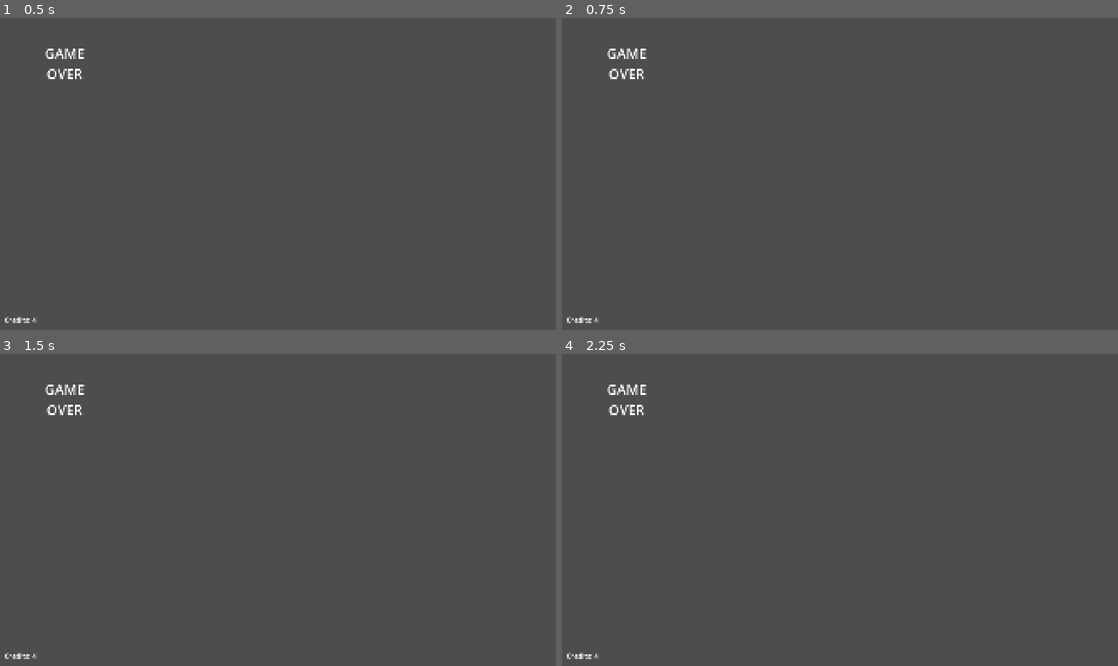
Above: before the commit, frames 1-4 (two rows, left to right).
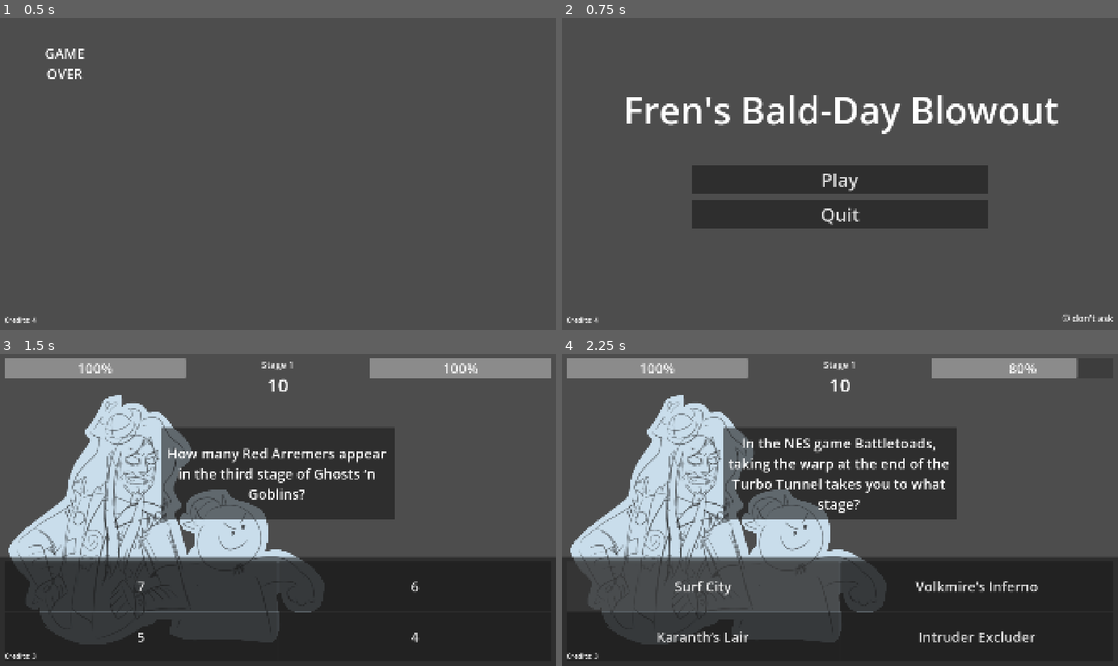
Above: after the commit, the same moments.

Repository: jillzilla/FBDB
Game: Godot game, scene res://assets/scenes/game_over.tscn
Same seed, same stepped clock (60 frames per second), same inputs: the game is played once before the commit and once after it. This scene is started directly instead of the project's main scene.
Inputs (mouse positions are in pixels of both pictures, inside the frame that each line leads up to):
- Up to frame 1 (0.5 s): no input
- Up to frame 2 (0.75 s): click (840, 174) at 0.52 s
- Up to frame 3 (1.5 s): click (278, 516) at 1.25 s, where only the run after the commit has a clickable "Play"
- Up to frame 4 (2.25 s): click (701, 584) at 2 s, where only the run after the commit has a clickable "7"

Frame 1 is identical in both runs. In frame 2, 13% of the frame differs, in the area x 8-100%, y 9-98%; in frame 3, 52%, in the area x 0-100%, y 1-100%; in frame 4, 49%.

Commit message:
you can now skip in game over scene

Diff:
--- a/assets/scenes/game_over.tscn
+++ b/assets/scenes/game_over.tscn
@@ -27,4 +27,15 @@
 one_shot = true
 autostart = true
 
+[node name="Button" type="Button" parent="." unique_id=1293588143]
+anchors_preset = 15
+anchor_right = 1.0
+anchor_bottom = 1.0
+grow_horizontal = 2
+grow_vertical = 2
+focus_mode = 0
+flat = true
+metadata/_edit_lock_ = true
+
 [connection signal="timeout" from="Timer" to="." method="_on_timer_timeout"]
+[connection signal="pressed" from="Button" to="." method="_on_button_pressed"]
--- a/assets/scripts/game_over.gd
+++ b/assets/scripts/game_over.gd
@@ -6,3 +6,6 @@
 
 func _on_timer_timeout() -> void:
 	get_tree().change_scene_to_file("res://assets/scenes/menu.tscn");
+
+func _on_button_pressed() -> void:
+	get_tree().change_scene_to_file("res://assets/scenes/menu.tscn");
